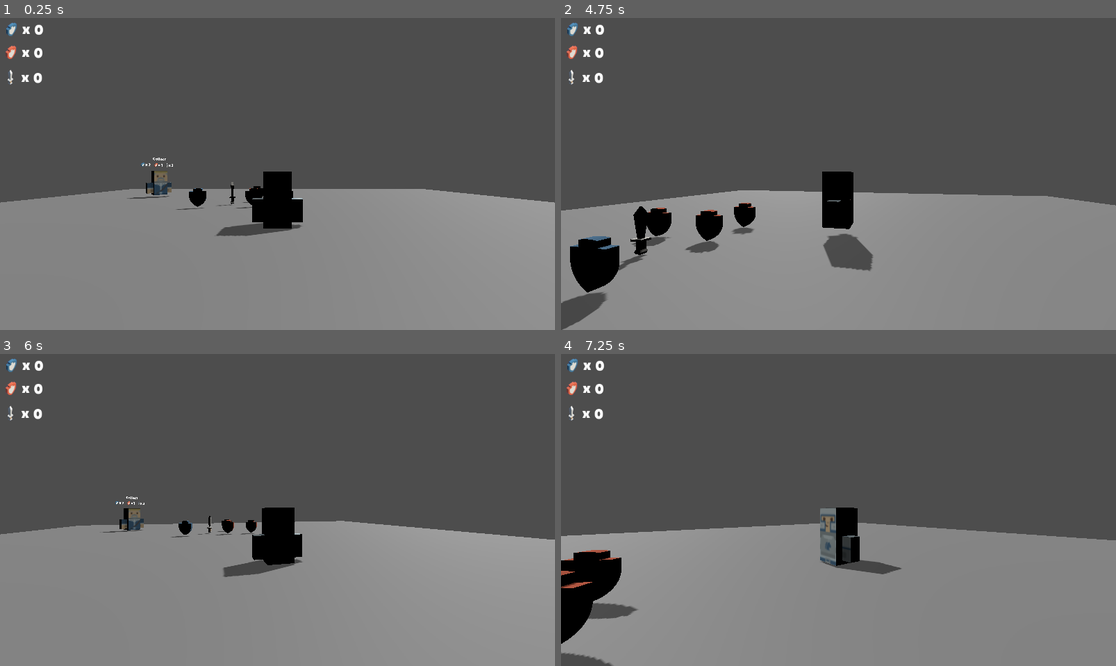
Above: before the commit, frames 1-4 (two rows, left to right).
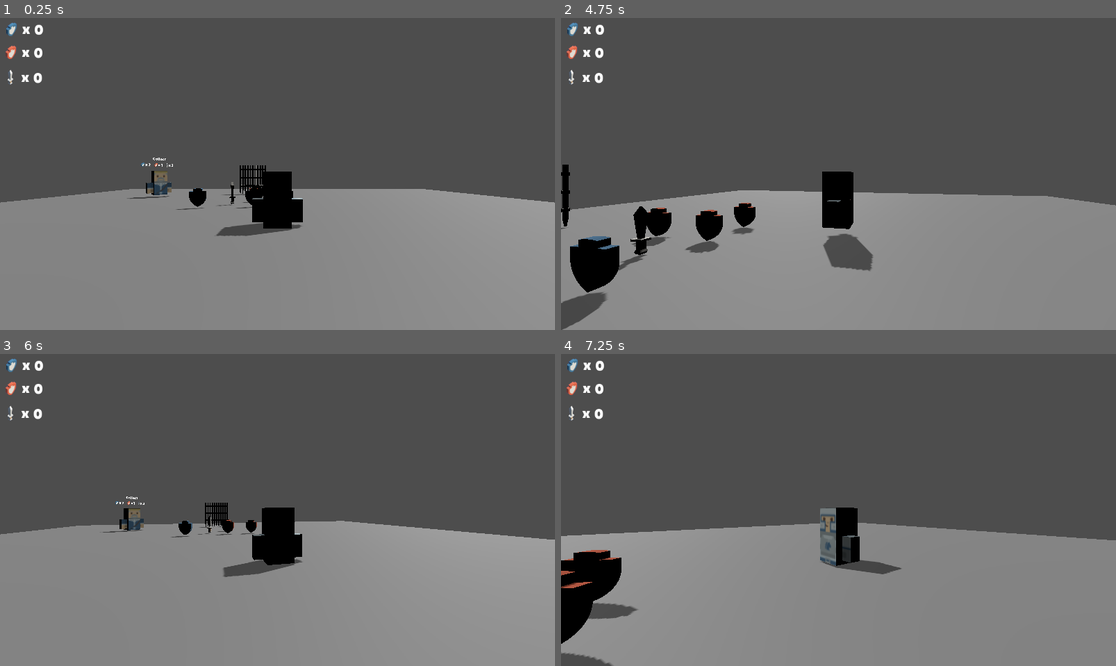
Above: after the commit, the same moments.

Repository: JaeMark/SwordswornCustodian
Game: Godot game, scene res://Maps/Castle.tscn
Two runs of this game, one before a commit and one after it. Both use one fixed random seed, a clock stepped at 60 frames per second and the inputs below.
Inputs:
- Up to frame 1 (0.25 s): no input
- Up to frame 2 (4.75 s): tap E every 0.75 s from 0.5 to 4.25 s; hold D (right) 0.53-1.28 s; tap Space (jump) at 0.77, 1.52, 3.02, 3.77, 4.52 s; hold S (back) 1.28-2.03 s; hold D (right) 2.03-2.78 s; hold W (forward) 2.78-3.53 s; hold A (left) from 3.53 s (still down)
- Up to frame 3 (6 s): release A (left) at 5.03 s; hold S (back) 5.03-5.78 s; hold D (right) from 5.78 s (still down)
- Up to frame 4 (7.25 s): tap Space (jump) at 6.02, 6.77 s; release D (right) at 6.53 s; hold W (forward) from 6.53 s (still down)

The runs differ from the first frame. In frame 1, 0.2% of the frame differs, in the area x 40-48%, y 47-57%; in frame 2, 0.2%, in the area x 0-2%, y 46-68%; in frame 3, 0.2%; in frame 4, nothing differs.

Commit message:
Created animation for gate opening

Diff:
--- a/Maps/Castle.tscn
+++ b/Maps/Castle.tscn
@@ -6,6 +6,7 @@
 [ext_resource type="PackedScene" uid="uid://djdmk3cti26d8" path="res://Collectables/RedShield.tscn" id="4_d36h0"]
 [ext_resource type="PackedScene" uid="uid://dwc32eg7otd3g" path="res://HUD/Hud.tscn" id="5_ptwgn"]
 [ext_resource type="PackedScene" uid="uid://cs5e14efng25y" path="res://NPCs/King.tscn" id="6_mk4aw"]
+[ext_resource type="PackedScene" uid="uid://dwpekdxyfgh4d" path="res://Objects/Gate.tscn" id="7_t10hw"]
 
 [sub_resource type="BoxShape3D" id="BoxShape3D_og2ie"]
 size = Vector3(100, 1, 100)
@@ -55,4 +56,8 @@
 transform = Transform3D(-0.734512, 0, -0.678596, 0, 1, 0, 0.678596, 0, -0.734512, -26.3487, 1.38465, -25.337)
 player = NodePath("../Player")
 
+[node name="Gate" parent="." instance=ExtResource("7_t10hw")]
+transform = Transform3D(-0.086269, 0, 0.996272, 0, 1, 0, -0.996272, 0, -0.086269, -9.64052, 0.616936, -32.1314)
+
 [connection signal="collectable_collected" from="Player" to="Hud" method="_on_player_collectable_collected"]
+[connection signal="open_gate" from="King" to="Gate" method="_on_king_open_gate"]
--- a/Objects/Gate.tscn
+++ b/Objects/Gate.tscn
@@ -1,11 +1,29 @@
-[gd_scene load_steps=3 format=3 uid="uid://dwpekdxyfgh4d"]
+[gd_scene load_steps=6 format=3 uid="uid://dwpekdxyfgh4d"]
 
 [ext_resource type="ArrayMesh" uid="uid://daavj1xfo3i17" path="res://Assets/Models/metalGate.obj" id="1_7eroy"]
+[ext_resource type="Script" path="res://Scripts/GateController.gd" id="1_aw15k"]
 
 [sub_resource type="ConcavePolygonShape3D" id="ConcavePolygonShape3D_dcryw"]
 data = PackedVector3Array(-0.5144, 0.9, 0.6306, -0.5144, 0.9, 0.9459, -0.4248, 0, 0.7205, -0.4248, 0, 0.8561, -0.4248,  …(112712 unchanged characters)…
 
+[sub_resource type="Animation" id="Animation_isqxh"]
+resource_name = "gate_open"
+length = 5.5
+tracks/0/type = "position_3d"
+tracks/0/imported = false
+tracks/0/enabled = true
+tracks/0/path = NodePath("MeshInstance3D")
+tracks/0/interp = 1
+tracks/0/loop_wrap = true
+tracks/0/keys = PackedFloat32Array(0, 1, 0, 0, 0, 5.1, 1, 0, 7.1, 0, 5.2, 1, 0, 7, 0, 5.4, 1, 0, 6.9, 0, 5.5, 1, 0, 7, 0)
+
+[sub_resource type="AnimationLibrary" id="AnimationLibrary_7josr"]
+_data = {
+"gate_open": SubResource("Animation_isqxh")
+}
+
 [node name="Gate" type="Node3D"]
+script = ExtResource("1_aw15k")
 
 [node name="MeshInstance3D" type="MeshInstance3D" parent="."]
 mesh = ExtResource("1_7eroy")
@@ -15,3 +33,8 @@
 
 [node name="CollisionShape3D" type="CollisionShape3D" parent="MeshInstance3D/StaticBody3D"]
 shape = SubResource("ConcavePolygonShape3D_dcryw")
+
+[node name="AnimationPlayer" type="AnimationPlayer" parent="."]
+libraries = {
+"": SubResource("AnimationLibrary_7josr")
+}
--- /dev/null
+++ b/Scripts/GateController.gd
@@ -0,0 +1,19 @@
+extends Node3D
+
+@onready var animation_player = $AnimationPlayer
+
+# Called when the node enters the scene tree for the first time.
+func _ready():
+	pass # Replace with function body.
+
+
+# Called every frame. 'delta' is the elapsed time since the previous frame.
+func _process(delta):
+	pass
+
+func _open_gate():
+	animation_player.play("gate_open")
+
+
+func _on_king_open_gate():
+	_open_gate()
--- a/Scripts/KingController.gd
+++ b/Scripts/KingController.gd
@@ -1,4 +1,6 @@
 extends Node3D
+
+signal open_gate
 
 @export var required_blue_shield = 2
 @export var required_red_shield = 1
@@ -19,6 +21,8 @@
 
 func check_request(num_blue_shield : int, num_red_shield : int, num_sword : int) :
 	is_request_fulfilled = num_blue_shield >= required_blue_shield && num_red_shield >= required_red_shield && num_sword >= required_sword
+	if is_request_fulfilled:
+		open_gate.emit()
 
 func _process(delta):
 	if is_player_in_sight && player:
Not shown: 1 places in Maps/Castle.tscn that only renumber resources
